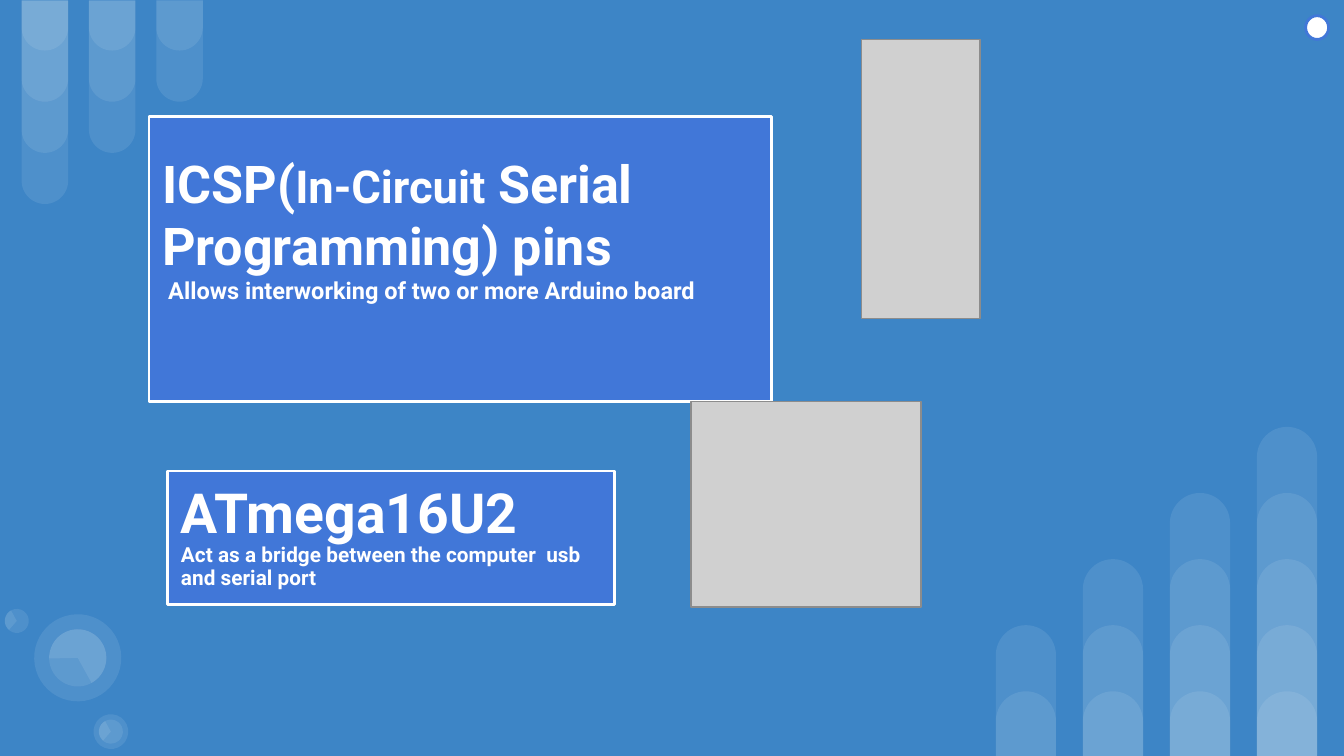
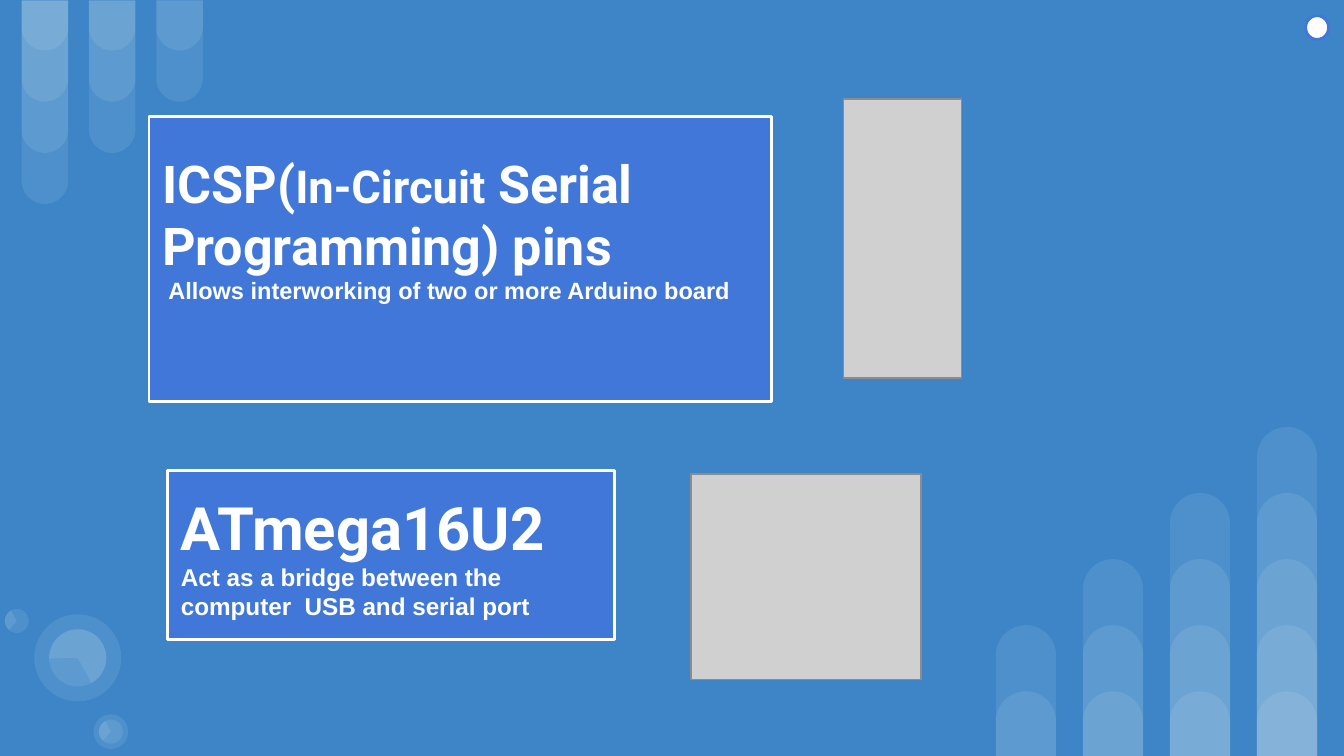
Before and after one commit to sajinamatya/Fake_news-classification, a slide deck: slide 9 of New.pptx. Drawn at 1344x756 pixels with LibreOffice and Linux fonts; fonts in the diff are those of the drawing; grey boxes stand for pictures. Boxes give left, top, right and bottom in pixels: in the first picture for what was removed or moved away, otherwise in the second. Text is boxed around its words. In the diff, an @@ line names an element or a change of style, - is before the commit and + after.

```diff
--- a/New.pptx
+++ b/New.pptx
@@ title "ICSP(In-Circuit Serial Programming) pins Allows ..." at (149, 116, 771, 401): font Roboto to Arial in "Allows interworking of two or more Arduino ..." @@
@@ picture: place and size @@
-picture at (862, 39, 980, 319)
+picture at (844, 99, 962, 379)
@@ rectangle "ATmega16U2": place and size @@
-rectangle "ATmega16U2" at (168, 470, 616, 603)
+rectangle "ATmega16U2" at (168, 470, 616, 640)
@@ picture: place and size @@
-picture at (691, 402, 921, 607)
+picture at (691, 474, 921, 680)
@@ text in rectangle at (181, 507, 544, 563): size 29.6 to 32 pt in "ATmega16U2"; line spacing 0.9 to 1 @@
@@ text in rectangle at (181, 568, 529, 620): text changed; size 11.1 to 13 pt; font Roboto to Arial @@
-Act as a bridge between the computer usb and serial port
+Act as a bridge between the computer USB and serial port
```
Also in this commit, not shown: 12 other slides changed.
